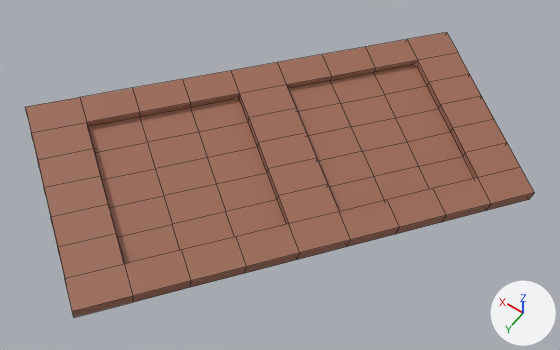
One commit to the FBX model examples/assets/Models/Museum/Building_Door_A.fbx: the scene before it, then after it.
The view is the same before and after, from a 50 mm camera at (-49.62, 2.12, 13.64) aimed at (-43.3, -6.73, -0.26). The axes (+X, +Y, +Z) are drawn at lower right. The lights are the same throughout. The first picture is the older version. Mesh edges are drawn as thin lines. Where no turn or scale is listed for an object, it has been applied to the vertices. Vertices at exactly the same position are counted once.

In view in the first picture: 'Building Door A'.
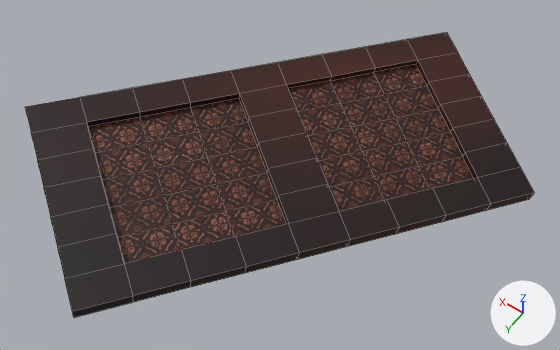
Pixel boxes (x1, y1, x2, y2) of what changed, in the pictures (560 x 350 px):
```json
{"object": "Building Door A", "change": "surface changed", "before": [26, 32, 535, 318], "after": [26, 32, 535, 318], "on screen": "darker"}
```

Scene script edits in JSON lines:
```json
{"op": "add", "block": "img_wood_albedo_png", "code": ["img_wood_albedo_png = load_image('Wood_Albedo.png', '../../Textures/Wood/Wood_Albedo.png', 2048, 2048, 'sRGB')"]}
{"op": "remove", "block": "mat_wood", "code": "mat_wood.base_color = (0.349, 0.149, 0.0956)  # brown #9f6c57"}
{"op": "add", "block": "mat_wood", "code": "mat_wood.texture = img_wood_albedo_png"}
{"block": "me_cube_008", "where": "me_cube_008.from_pydata(...)  # 192 vertices, 190 faces; spans x -48.16..-38.23, y -12.91..-1.34, z -1.05..1.13"}
{"block": "me_cube_008", "where": "# used by ob_building_door_a; location = (0.0, 0.0, 0.0)"}
{"block": "me_cube_008", "change": "me_cube_008 part 1: texture (UV) coordinates of 190 of 190 faces, centred in x -47.85..-38.55, y -12.7..-1.54, z -0.94..1.02, changed; they spanned u 0.0..1.0, v 0.0..1.0 and now span u 0.33..0.67, v 0.11..0.89"}
```
